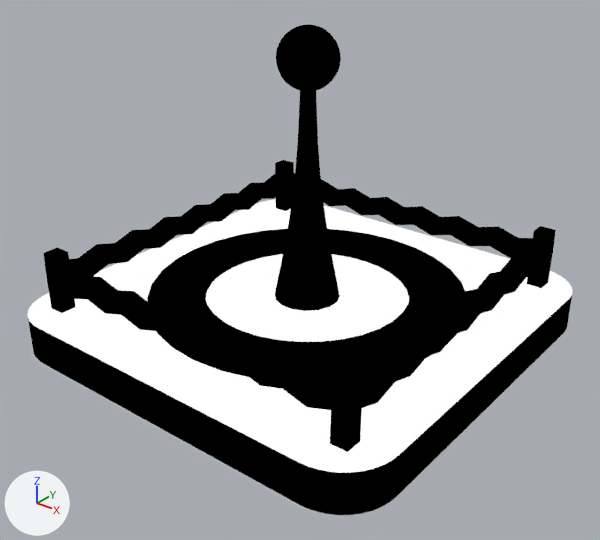
Before and after pictures for a commit that changed the Blender file assets/plot_developments/MainEnergyIsland.blend.
One viewpoint serves both versions: a camera (50 mm lens) standing at (17.6, -22.4, 14.9) and looking at (0.6, -1.2, 1.7). Lighting does not change. The marker at lower left points along +X, +Y and +Z.
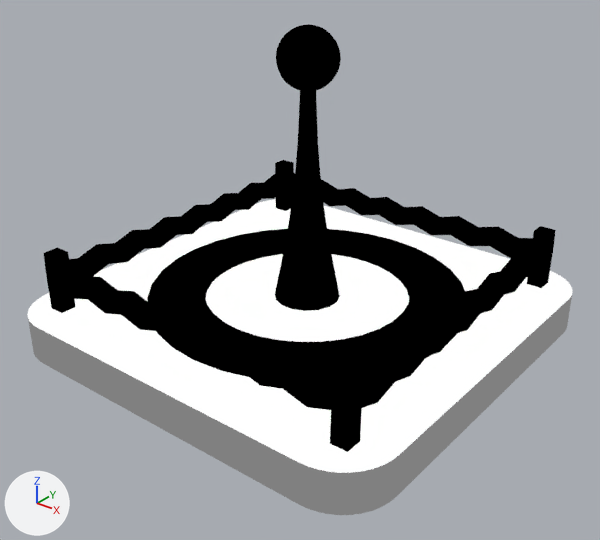
Where the change shows, as pixel boxes (x1, y1, x2, y2) in the pictures (600 x 540 px):
part 1 of me_ig__cube, recoloured (black to grey): (28, 296, 572, 515) in both

What the commit changed:
me_ig__cube has 88 vertices, 46 faces and spans x -8.0..8.0, y -8.0..8.0, z -1.5..0.0.
me_ig__cube is used by ob_plot__noimp; location (0.0, 0.0, 0.0).
me_ig__cube part 1: all 45 faces that had it switch from mat_material_001 (black #000000) to mat_material_002 (grey #808080).
